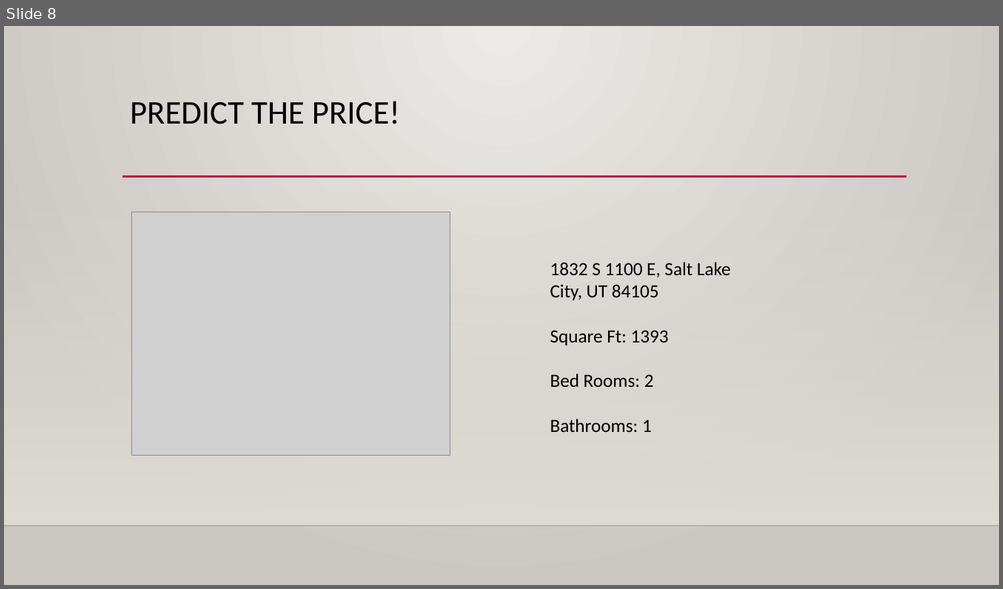
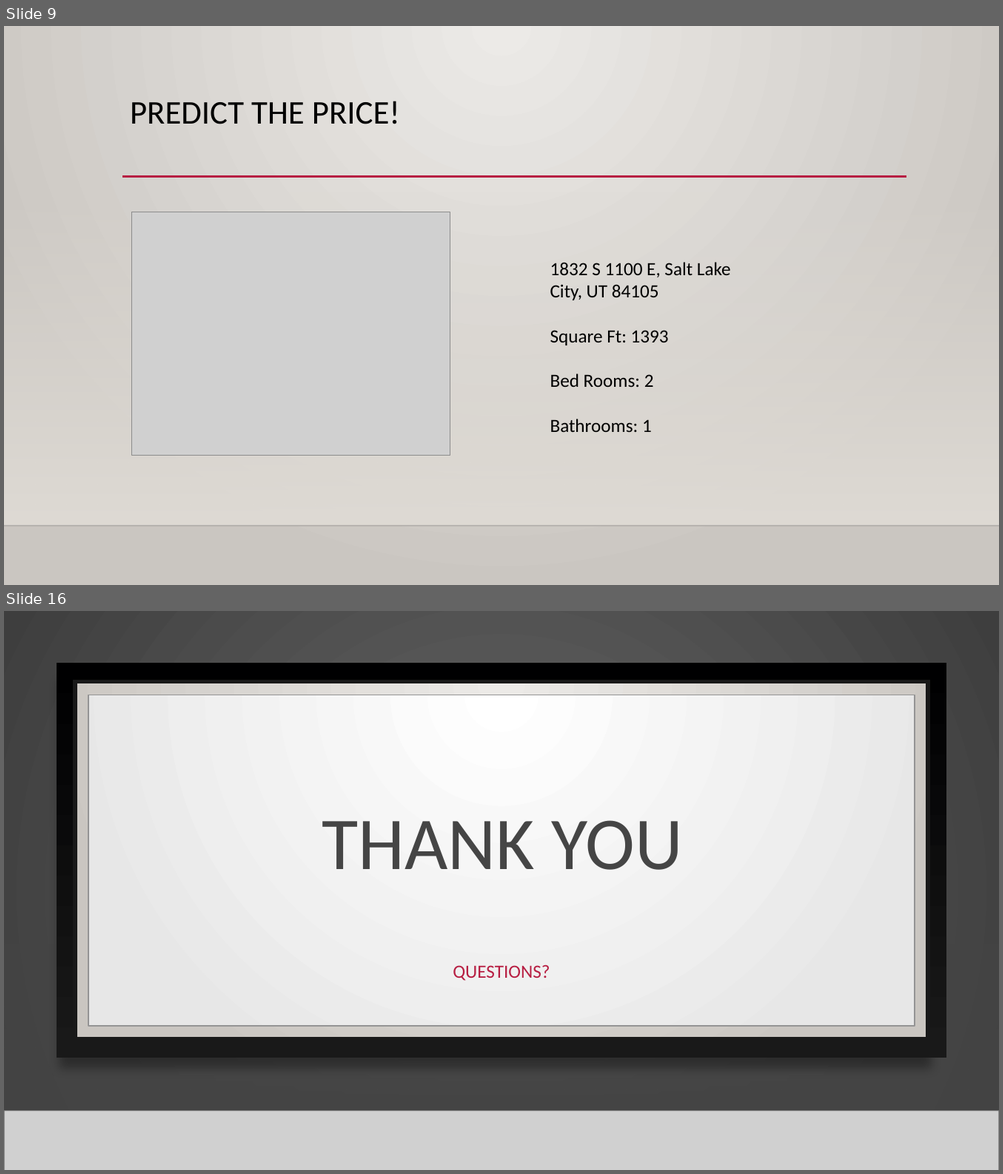
Before and after one commit to VincentLa/neumont-college, a slide deck: Machine Learning Teaching Example VLa.pptx. Shown one above the other, each under a label of ours: slide 8 before the commit, slides 9 and 16 after it; the slides between them are not shown. The pictures are 1003x589 and 1003x1174 pixels, drawn with LibreOffice and Linux fonts; fonts in the diff are those of the drawing; grey boxes stand for pictures; background and template pictures are left out. Boxes give left, top, right and bottom in pixels: in the first picture for what was removed or moved away, otherwise in the second. Text is boxed around its words. In the diff, an @@ line names an element or a change of style, - is before the commit and + after.

```diff
--- a/Machine Learning Teaching Example VLa.pptx
+++ b/Machine Learning Teaching Example VLa.pptx
@@ slide 16 added at <box>4,611,999,1170</box>, background gradient #666666 to #3F3F3F; not listed: 1 template element that a slide beside it also shows @@
@@ rectangle added at <box>4,611,999,1170</box>, fill gradient #666666 to #3F3F3F @@
@@ rectangle added at <box>57,664,946,1059</box>, fill gradient #000001 to #191919 @@
@@ rectangle added at <box>75,682,928,1040</box>, fill gradient #ECEAE7 to #CAC7C1, outline #191919 4 pt @@
@@ rectangle added at <box>88,695,914,1027</box>, fill gradient #FFFFFF to #E7E7E7, outline #949494 1.25 pt @@
@@ rectangle added at <box>4,776,999,1111</box>, fill gradient #454545 @@
@@ rectangle added at <box>4,776,999,1111</box>, fill gradient #454545 @@
@@ rectangle added at <box>4,776,999,1111</box>, fill gradient #454545 @@
@@ title added at <box>321,820,683,870</box>, 72 pt, text #454545 @@
+THANK YOU
@@ line added from (201, 899) to (906, 899), #B71E42 2.5 pt @@
@@ line added from (122, 921) to (827, 921), #B71E42 2.5 pt @@
@@ text added at <box>452,965,549,981</box>, 18 pt, text #B71E42 @@
+QUESTIONS?
@@ line added from (4, 1111) to (999, 1111), #000001 1 pt @@
@@ picture added at <box>4,1111,999,1170</box> @@
@@ line added from (4, 1111) to (999, 1111), #000001 1 pt @@
@@ what was slide 8 is now slide 9 @@
```
Also in this commit, not shown: 1 slide changed, 6 other slides added, 2 other files.
